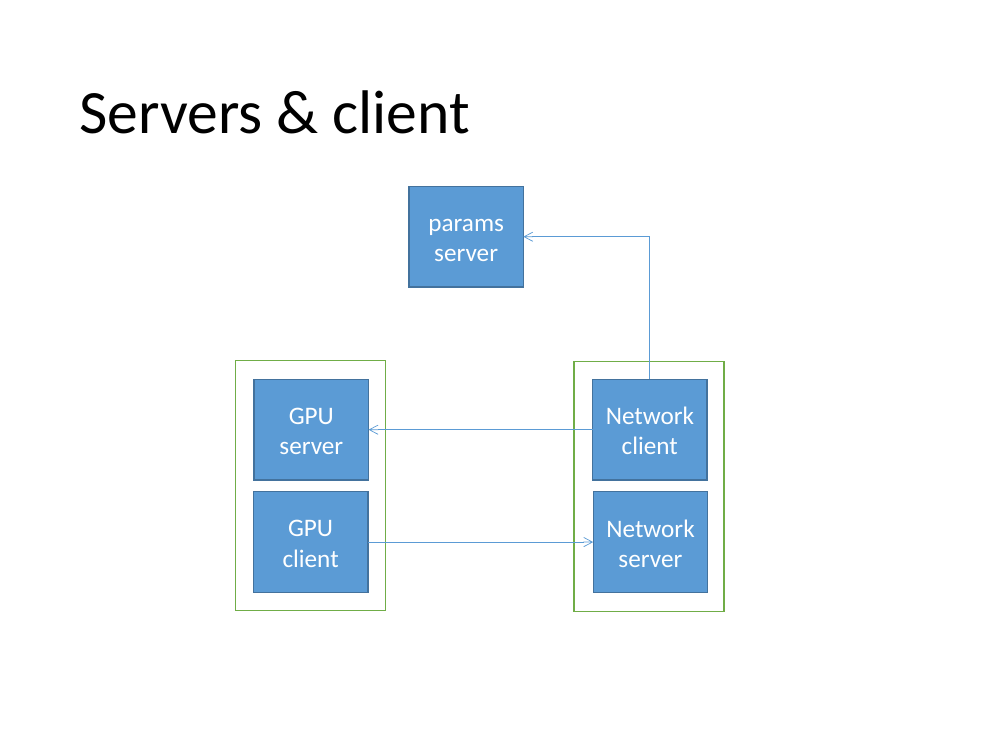
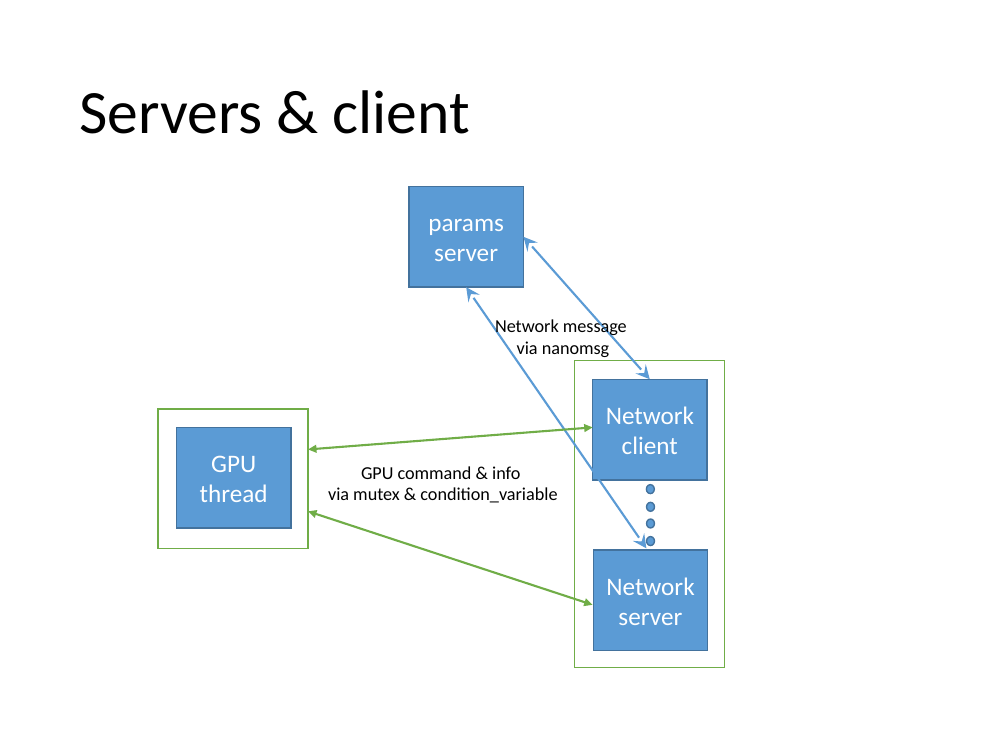
Before and after one commit to liu-kan/gSMFRETda, a slide deck: slide 3 of doc/nanomsg.pptx. Drawn at 1008x756 pixels with LibreOffice and Linux fonts; fonts in the diff are those of the drawing. Boxes give left, top, right and bottom in pixels: in the first picture for what was removed or moved away, otherwise in the second. Text is boxed around its words. In the diff, an @@ line names an element or a change of style, - is before the commit and + after.

```diff
--- a/doc/nanomsg.pptx
+++ b/doc/nanomsg.pptx
@@ elbow arrow removed from (650, 379) to (523, 237) @@
@@ double arrow added from (523, 237) to (650, 379), #5B9BD5 1.5 pt @@
@@ double arrow added from (467, 287) to (646, 548), #5B9BD5 1.5 pt @@
@@ text added at box(495, 317, 627, 357), 13 pt, text #000000 @@
+Network message
+via nanomsg
@@ rectangle: place and size @@
-rectangle at box(575, 362, 725, 612)
+rectangle at box(575, 361, 725, 668)
@@ rectangle: place and size @@
-rectangle at box(236, 361, 386, 611)
+rectangle at box(158, 409, 308, 548)
@@ rectangle "GPU": place and size @@
-rectangle "GPU" at box(254, 379, 369, 480)
+rectangle "GPU" at box(176, 427, 291, 528)
@@ double arrow added from (593, 427) to (308, 450), #70AD47 1.5 pt @@
@@ elbow arrow removed from (593, 429) to (369, 429) @@
@@ text added at box(328, 466, 557, 503), 13 pt, text #000000 @@
+GPU command & info
+via mutex & condition_variable
@@ text in rectangle at box(200, 484, 268, 502): text changed @@
-server
+thread
@@ rectangle removed at box(253, 492, 368, 593) @@
-GPU
-client
@@ ellipse added at box(646, 485, 654, 494), fill #5B9BD5, outline #43739E 1 pt @@
@@ ellipse added at box(646, 502, 654, 511), fill #5B9BD5, outline #43739E 1 pt @@
@@ double arrow added from (593, 605) to (308, 511), #70AD47 1.5 pt @@
@@ ellipse added at box(646, 519, 654, 528), fill #5B9BD5, outline #43739E 1 pt @@
@@ ellipse added at box(646, 536, 654, 545), fill #5B9BD5, outline #43739E 1 pt @@
@@ elbow arrow removed from (368, 542) to (594, 542) @@
@@ rectangle "Networkserver": place and size @@
-rectangle "Networkserver" at box(594, 492, 709, 593)
+rectangle "Networkserver" at box(594, 550, 709, 651)
```
Also in this commit, not shown: 2 other slides changed, 1 slide added, 29 other files.
